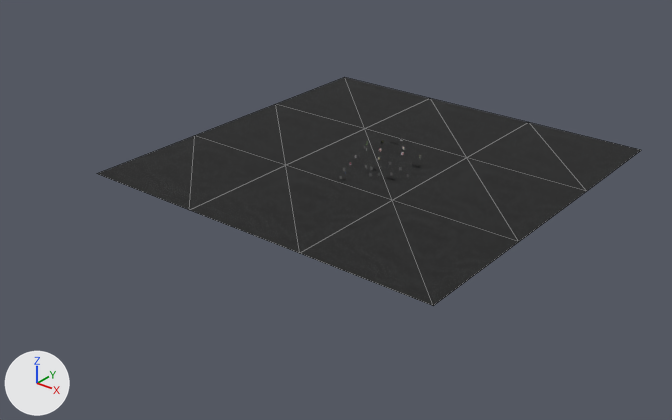
One commit to the glTF model room2_dark.glb: the scene before it, then after it.
Rendered twice from a 50 mm lens placed at (280.0, -314.0, 170.0), pointed at (26.0, 3.0, -27.0). The axes (+X, +Y, +Z) are drawn at lower left. The lights are the same throughout. Mesh edges are drawn as thin lines on the coarser meshes. Where no turn or scale is listed for an object, it has been applied to the vertices.
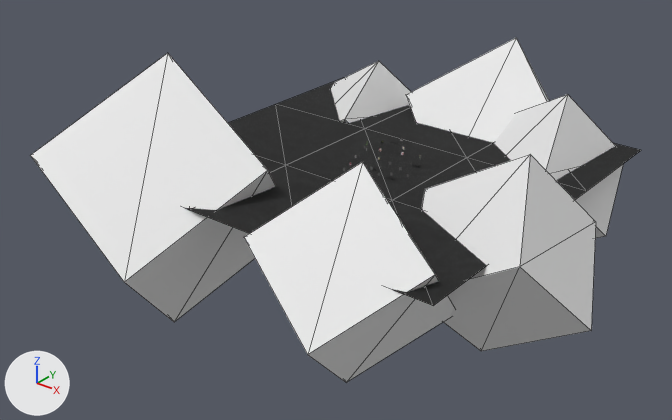
The change, as a diff of the scene's bpy script:
```diff
--- a/room2_dark.glb.py
+++ b/room2_dark.glb.py
@@ me_cube_045 @@
+me_cube_045.from_pydata([(-31.8, 55.7, 11.0), (-59.3, -3.2, -26.6), (-33.0, -49.4, 26.6), (-5.4, 9.6, 64.1), (33.0, 49.4, -26.6), (5.4, -9.6, -64.1), (59.3, 3.2, 26.6), (31.8, -55.7, -11.0)], [], [(0, 1, 2), (0, 2, 3), (4, 5, 1), (4, 1, 0), (6, 7, 5), (6, 5, 4), (3, 2, 7), (3, 7, 6), (2, 1, 5), (2, 5, 7), (6, 4, 0), (6, 0, 3)])
+me_cube_045.materials.append(mat_mount01)  # white #e7e7e7
@@ me_cube_044 @@
+me_cube_044.from_pydata([(-13.0, 43.7, 7.8), (-41.6, 7.3, -18.9), (-30.8, -28.9, 18.9), (-2.2, 7.5, 45.6), (30.8, 28.9, -18.9), (2.2, -7.5, -45.6), (41.6, -7.3, 18.9), (13.0, -43.7, -7.8)], [], [(0, 1, 2), (0, 2, 3), (4, 5, 1), (4, 1, 0), (6, 7, 5), (6, 5, 4), (3, 2, 7), (3, 7, 6), (2, 1, 5), (2, 5, 7), (6, 4, 0), (6, 0, 3)])
+me_cube_044.materials.append(mat_mount02)  # white #e7e7e7
@@ me_cube_043 @@
+me_cube_043.from_pydata([(21.0, 38.7, 7.6), (-23.4, 33.4, -18.2), (-40.8, 1.3, 18.2), (3.6, 6.6, 44.0), (40.8, -1.3, -18.2), (-3.6, -6.6, -44.0), (23.4, -33.4, 18.2), (-21.0, -38.7, -7.6)], [], [(0, 1, 2), (0, 2, 3), (4, 5, 1), (4, 1, 0), (6, 7, 5), (6, 5, 4), (3, 2, 7), (3, 7, 6), (2, 1, 5), (2, 5, 7), (6, 4, 0), (6, 0, 3)])
+me_cube_043.materials.append(mat_mount03)  # white #e7e7e7
@@ me_cube_042 @@
+me_cube_042.from_pydata([(26.1, 32.0, 7.1), (-15.7, 34.9, -17.1), (-37.3, 8.3, 17.1), (4.5, 5.5, 41.3), (37.3, -8.3, -17.1), (-4.5, -5.5, -41.3), (15.7, -34.9, 17.1), (-26.1, -32.0, -7.1)], [], [(0, 1, 2), (0, 2, 3), (4, 5, 1), (4, 1, 0), (6, 7, 5), (6, 5, 4), (3, 2, 7), (3, 7, 6), (2, 1, 5), (2, 5, 7), (6, 4, 0), (6, 0, 3)])
+me_cube_042.materials.append(mat_mount04)  # white #e7e7e7
@@ me_cube_041 @@
+me_cube_041.from_pydata([(0.0, 54.4, 9.3), (-45.1, 22.5, -22.5), (-45.1, -22.5, 22.5), (0.0, 9.3, 54.4), (45.1, 22.5, -22.5), (0.0, -9.3, -54.4), (45.1, -22.5, 22.5), (0.0, -54.4, -9.3)], [], [(0, 1, 2), (0, 2, 3), (4, 5, 1), (4, 1, 0), (6, 7, 5), (6, 5, 4), (3, 2, 7), (3, 7, 6), (2, 1, 5), (2, 5, 7), (6, 4, 0), (6, 0, 3)])
+me_cube_041.materials.append(mat_mount05)  # white #e7e7e7
@@ me_cube_040 @@
+me_cube_040.from_pydata([(26.4, 25.5, 6.3), (-10.2, 32.4, -15.2), (-32.0, 11.3, 15.2), (4.5, 4.4, 36.7), (32.0, -11.3, -15.2), (-4.5, -4.4, -36.7), (10.2, -32.4, 15.2), (-26.4, -25.5, -6.3)], [], [(0, 1, 2), (0, 2, 3), (4, 5, 1), (4, 1, 0), (6, 7, 5), (6, 5, 4), (3, 2, 7), (3, 7, 6), (2, 1, 5), (2, 5, 7), (6, 4, 0), (6, 0, 3)])
+me_cube_040.materials.append(mat_mount06)  # white #e7e7e7
@@ ob_cube_046 @@
+ob_cube_046 = bpy.data.objects.new('Cube.046', me_cube_045)
+ob_cube_046.location = (-27.1, -52.9, -13.0)
@@ ob_cube_045 @@
+ob_cube_045 = bpy.data.objects.new('Cube.045', me_cube_044)
+ob_cube_045.location = (87.0, -60.8, -13.0)
@@ ob_cube_044 @@
+ob_cube_044 = bpy.data.objects.new('Cube.044', me_cube_043)
+ob_cube_044.location = (125.3, -10.1, -13.0)
@@ ob_cube_043 @@
+ob_cube_043 = bpy.data.objects.new('Cube.043', me_cube_042)
+ob_cube_043.location = (100.3, 73.7, -13.0)
@@ ob_cube_042 @@
+ob_cube_042 = bpy.data.objects.new('Cube.042', me_cube_041)
+ob_cube_042.location = (59.9, 99.6, -13.0)
@@ ob_cube_041 @@
+ob_cube_041 = bpy.data.objects.new('Cube.041', me_cube_040)
+ob_cube_041.location = (-9.9, 75.7, -13.0)
```

Pixel boxes (x1, y1, x2, y2) of what changed, in the pictures (672 x 420 px):
'Cube.046', added
    after: (31, 53, 276, 322)
'Cube.045', added
    after: (244, 162, 454, 382)
'Cube.044', added
    after: (422, 154, 596, 351)
'Cube.042', added
    after: (406, 38, 549, 143)
'Cube.043', added
    after: (494, 95, 623, 238)
'Cube.041', added
    after: (331, 61, 411, 123)
'Plane.033', unchanged, covered by the edit
    before: (300, 200, 518, 306)
    after: (389, 200, 487, 306)
'Plane.027', unchanged, covered by the edit
    before: (191, 166, 392, 253)
    after: (191, 166, 392, 234)
'Plane.032', unchanged, covered by the edit
    before: (393, 158, 586, 242)
    after: (393, 158, 586, 210)
'Plane.030', unchanged, covered by the edit
    before: (97, 136, 286, 210)
    after: (186, 156, 286, 210)
